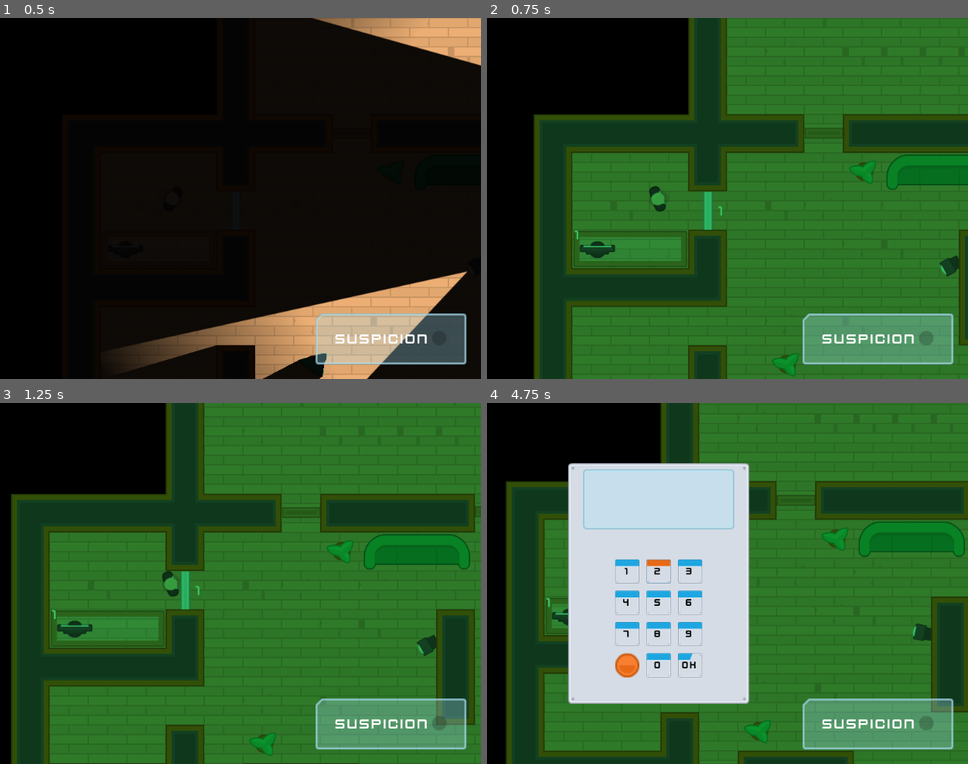
Above: before the commit, frames 1-4 (two rows, left to right).
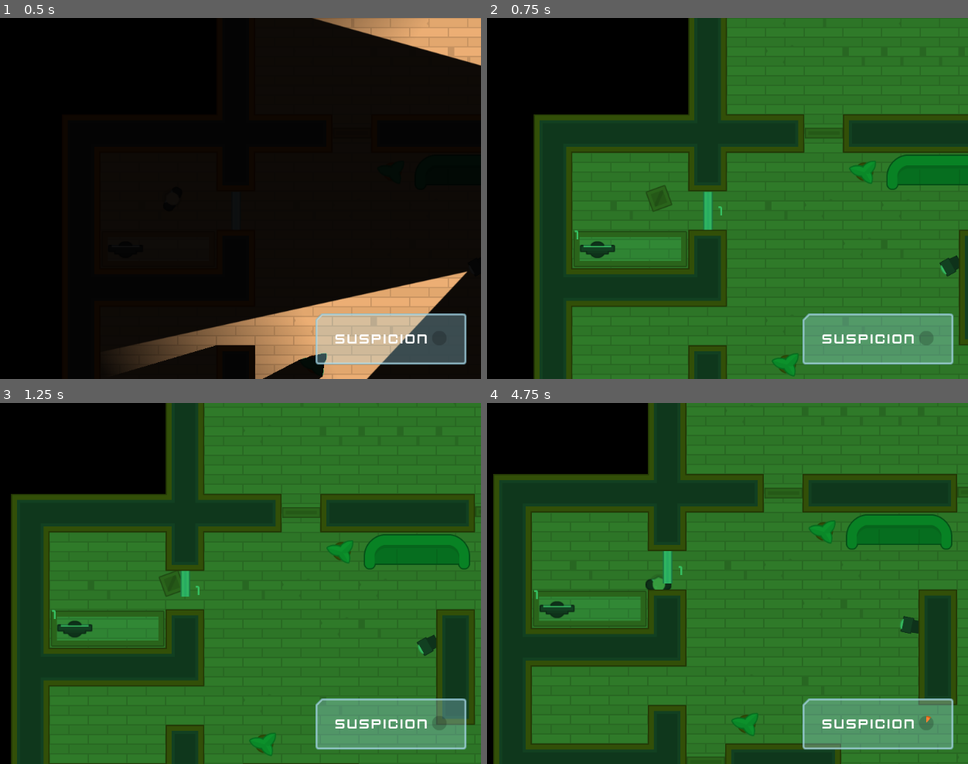
Above: after the commit, the same moments.

Repository: alexandrepeluchi/godot-udemy
Game: Godot game, scene res://Levels/Level1.tscn
The game is run twice, just before and just after one commit, with the same random seed, the same clock (stepped at 60 frames per second) and the same inputs.
Inputs (mouse positions are in pixels of both pictures, inside the frame that each line leads up to):
- Up to frame 1 (0.5 s): no input
- Up to frame 2 (0.75 s): tap Enter at 0.5 s; move the mouse to (838, 133) at 0.52 s; hold D (move_right) from 0.53 s (still down); hold Space (toggle_vision_mode) from 0.53 s (still down); tap E (toggle_disguise) at 0.6 s; click (838, 133) at 0.67 s
- Up to frame 3 (1.25 s): keep holding D (move_right); keep holding Space (toggle_vision_mode)
- Up to frame 4 (4.75 s): move the mouse to (674, 590) at 1.27 s; release D (move_right) at 1.28 s; release Space (toggle_vision_mode) at 1.28 s; hold S (move_down) 1.28-2 s; tap Space (toggle_vision_mode) at 1.35 s; click (674, 590) at 1.42 s; tap E (toggle_disguise) at 1.55 s; click (689, 666) at 2 s, where only the run before the commit has a clickable "Ok"; click (689, 666) at 2.75 s, where only the run before the commit has a clickable "Ok"; click (626, 572) at 3.5 s, where only the run before the commit has a clickable "1"; click (660, 572) at 4.25 s, where only the run before the commit has a clickable "2"

Frame 1 is identical in both runs. In frame 2, 0.2% of the frame differs, in the area x 32-39%, y 46-54%; in frame 3, 0.3%; in frame 4, 43%, in the area x 1-100%, y 0-100%.
Error in both runs: Invalid get index '0' (on base: 'Array'). (res://Characters/NPCs/Guard.gd:26)

Commit message:
Funções para usar o disfarce de caixa

Diff:
--- a/Heist Meisters/Characters/Player.gd
+++ b/Heist Meisters/Characters/Player.gd
@@ -1,6 +1,11 @@
 extends "res://Characters/TemplateCharacter.gd"
 
 var motion := Vector2()
+
+const PLAYER_SPRITE = "res://GFX/PNG/Hitman 1/hitman1_stand.png"
+const BOX_SPRITE = "res://GFX/PNG/Tiles/tile_130.png"
+
+var disguised: bool = false
 
 func _physics_process(delta: float) -> void:
 	update_movement()
@@ -23,5 +28,23 @@
 		motion.x = lerp(motion.x, 0, FRICTION)
 
 func _input(event: InputEvent) -> void:
-	if Input.is_action_pressed("toggle_vision_mode"):
+	if Input.is_action_just_pressed("toggle_vision_mode"):
 		get_tree().call_group("Interface", "cycle_vision_mode")
+	if Input.is_action_just_pressed("toggle_disguise"):
+		toggle_disguise()
+
+func toggle_disguise():
+	if disguised:
+		reveal()
+	else:
+		disguise()
+
+func reveal():
+	$Sprite.texture = load(PLAYER_SPRITE)
+	disguised = false
+	collision_layer = 1
+
+func disguise():
+	$Sprite.texture = load(BOX_SPRITE)
+	disguised = true
+	collision_layer = 16
--- a/Heist Meisters/Characters/Player.tscn
+++ b/Heist Meisters/Characters/Player.tscn
@@ -5,7 +5,7 @@
 [ext_resource path="res://GFX/PNG/Hitman 1/hitman1_stand.png" type="Texture" id=3]
 
 [node name="Player" instance=ExtResource( 2 )]
-collision_mask = 6
+collision_mask = 14
 script = ExtResource( 1 )
 
 [node name="Sprite" parent="." index="0"]
